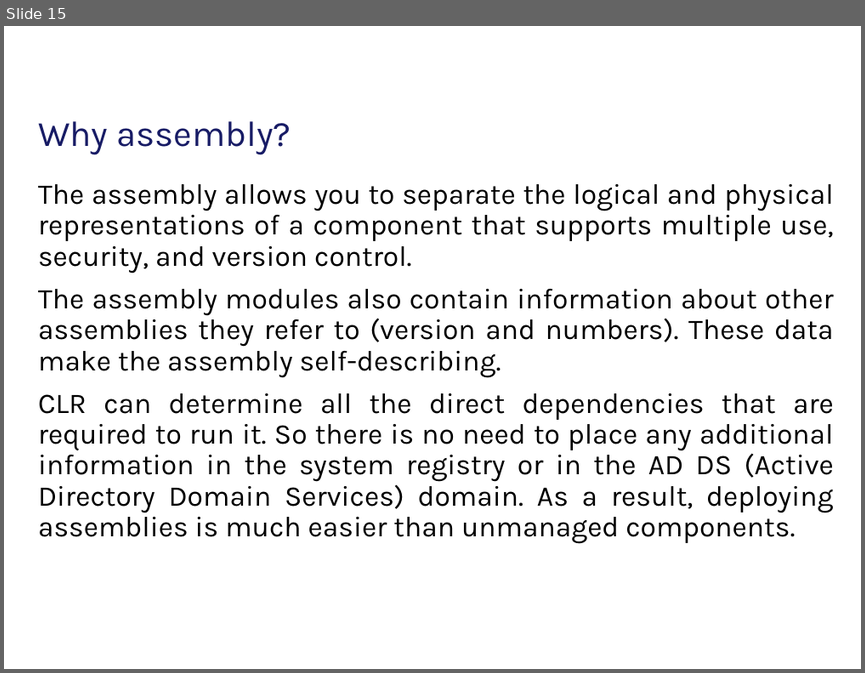
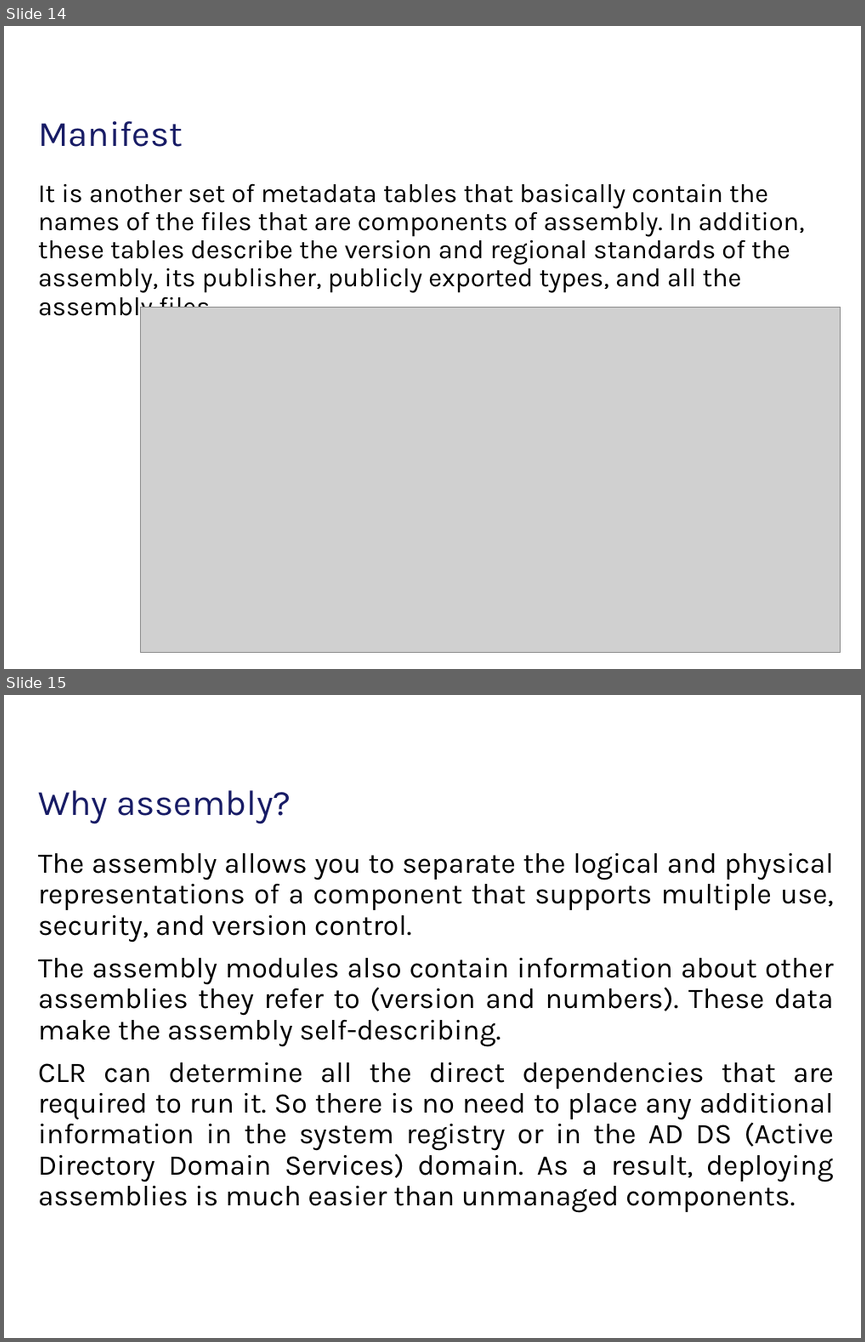
Before and after one commit to tarasiscom/Lv-273, a slide deck: Education/Execution model.pptx. Shown one above the other, each under a label of ours: slide 15 before the commit, slides 14 and 15 after it. The pictures are 865x673 and 865x1342 pixels, drawn with LibreOffice and Linux fonts; fonts in the diff are those of the drawing; grey boxes stand for pictures; background and template pictures are left out. Boxes give left, top, right and bottom in pixels: in the first picture for what was removed or moved away, otherwise in the second. Text is boxed around its words. In the diff, an @@ line names an element or a change of style, - is before the commit and + after.

```diff
--- a/Education/Execution model.pptx
+++ b/Education/Execution model.pptx
@@ slide 14 added at bbox=[4, 26, 861, 669], background #FFFFFF @@
@@ subtitle added at bbox=[38, 121, 182, 147], 30 pt, text #171B65 @@
+Manifest
@@ text added at bbox=[38, 183, 805, 321], 22 pt, text #000000 @@
+It is another set of metadata tables that basically contain the names of the files that are components of assembly. In addition, these tables describe the version and regional standards of the assembly, its publisher, publicly exported types, and all the assembly files.
@@ picture added at bbox=[141, 307, 840, 652] @@
```
Also in this commit, not shown: 1 slide changed, 2 other slides added, 3 slides removed.
